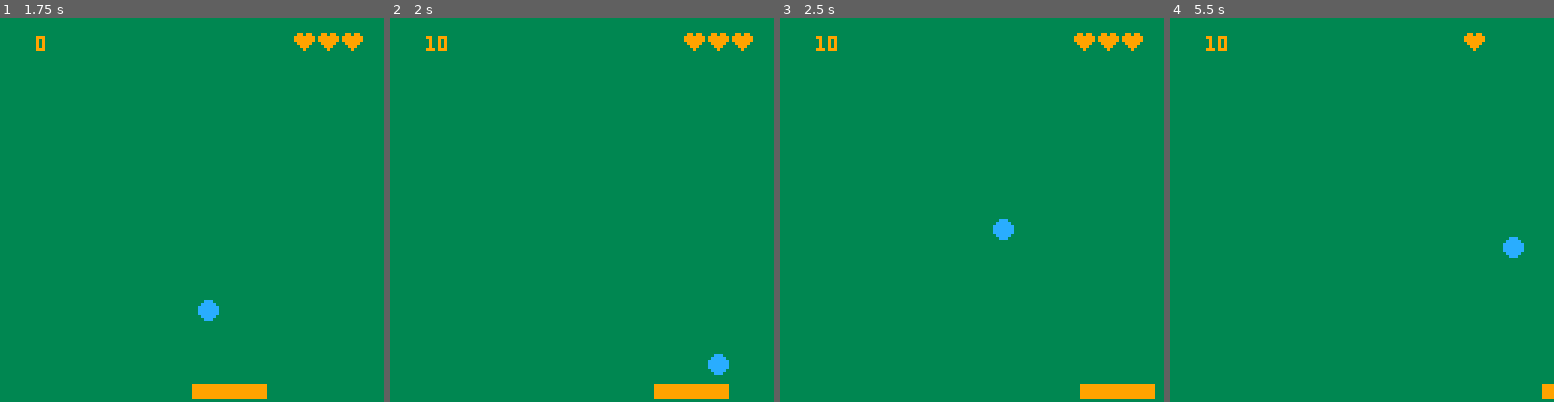
Above: before the commit, frames 1-4 (left to right).
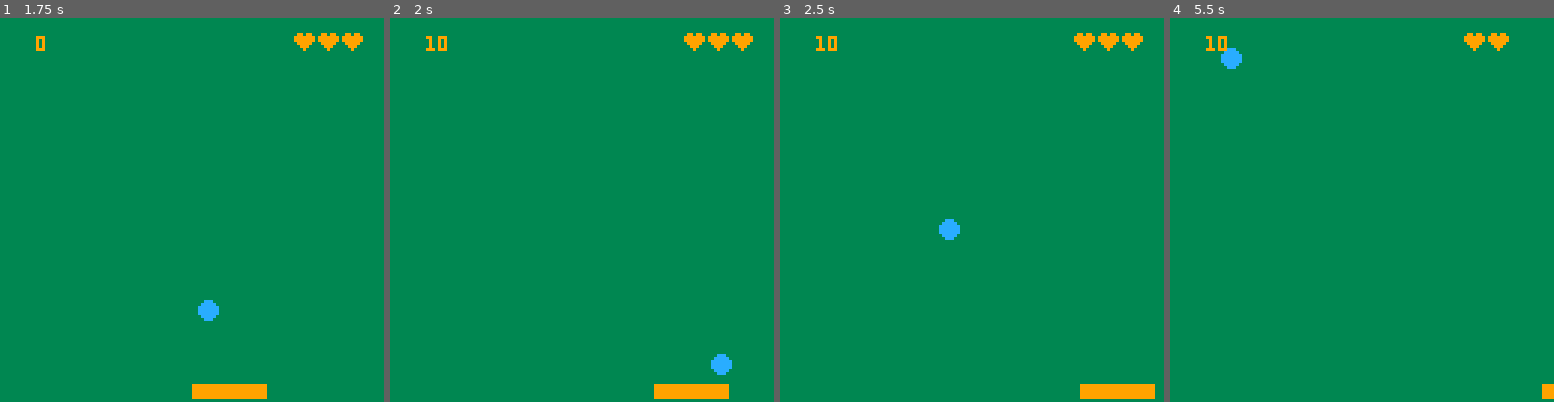
Above: after the commit, the same moments.

Repository: calsbrook/pico8stuff
Game: PICO-8 cartridge paddleball.p8
Two runs of this game, one before a commit and one after it. Both use one fixed random seed, a clock stepped at 60 frames per second and the inputs below.
Inputs:
- Up to frame 1 (1.75 s): hold Right from 1.6 s (still down)
- Up to frame 2 (2 s): keep holding Right
- Up to frame 3 (2.5 s): release Right at 2.1 s; hold Right from 2.47 s (still down)
- Up to frame 4 (5.5 s): release Right at 3.03 s; hold Left 3.08-3.58 s; hold Right 4.02-4.68 s; hold Left from 5.08 s (still down)

Frame 1 is identical in both runs. In frame 2, less than 0.1% of the frame differs, in the area x 82-90%, y 87-93%; in frame 3, 0.5%; in frame 4, 0.6%, in the area x 13-93%, y 3-63%.

Commit message:
add music practice

Diff:
--- /dev/null
+++ b/musictest.p8
@@ -0,0 +1,11 @@
+pico-8 cartridge // http://www.pico-8.com
+version 18
+__lua__
+
+__gfx__
+00000000000000000000000000000000000000000000000000000000000000000000000000000000000000000000000000000000000000000000000000000000
+00000000000000000000000000000000000000000000000000000000000000000000000000000000000000000000000000000000000000000000000000000000
+00700700000000000000000000000000000000000000000000000000000000000000000000000000000000000000000000000000000000000000000000000000
+00077000000000000000000000000000000000000000000000000000000000000000000000000000000000000000000000000000000000000000000000000000
+00077000000000000000000000000000000000000000000000000000000000000000000000000000000000000000000000000000000000000000000000000000
+00700700000000000000000000000000000000000000000000000000000000000000000000000000000000000000000000000000000000000000000000000000
--- a/paddleball.p8
+++ b/paddleball.p8
@@ -36,6 +36,7 @@
   if lives>0 then
    sfx(3)
    bally=64
+   ballydir=-ballydir
    lives-=1
   else
    ballydir=0
@@ -72,6 +73,7 @@
    sfx(0)
    score+=10
    ballydir=-ballydir
+   ballxdir=ballxdir+1
  end
 end
 
Not shown, changed: 130 lines of the sprite sheet (__gfx__) section of paddleball.p8
Not shown, changed: the thumbnail (__label__) section of paddleball.p8
